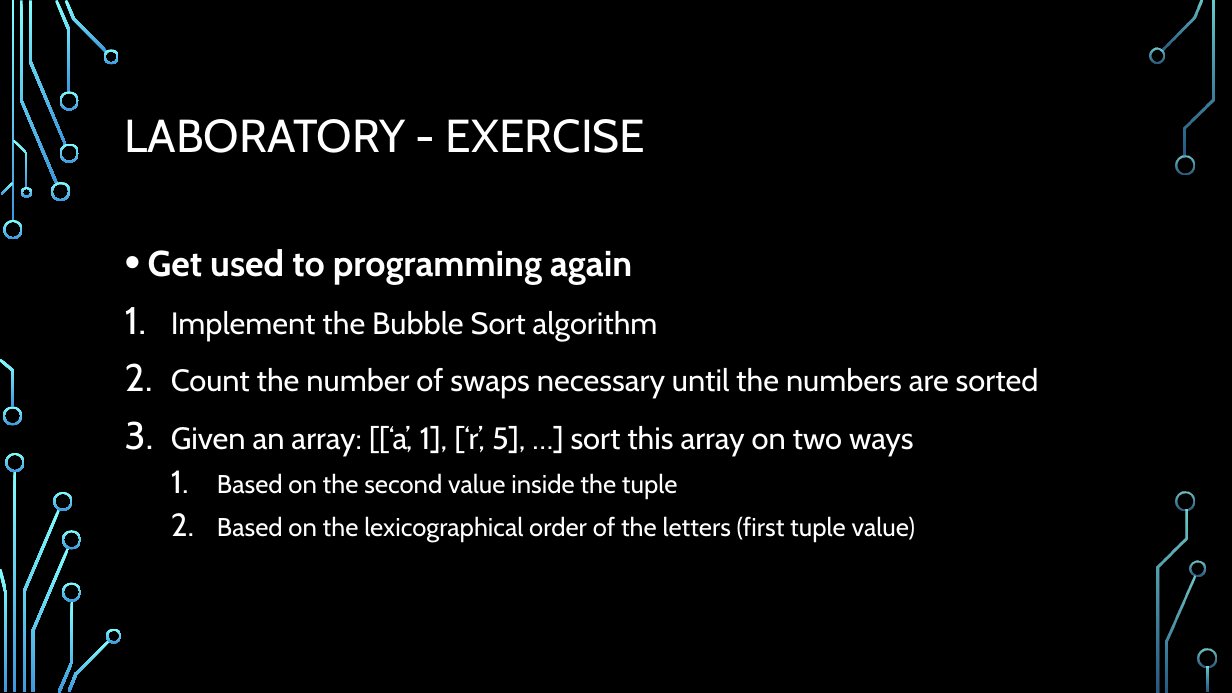
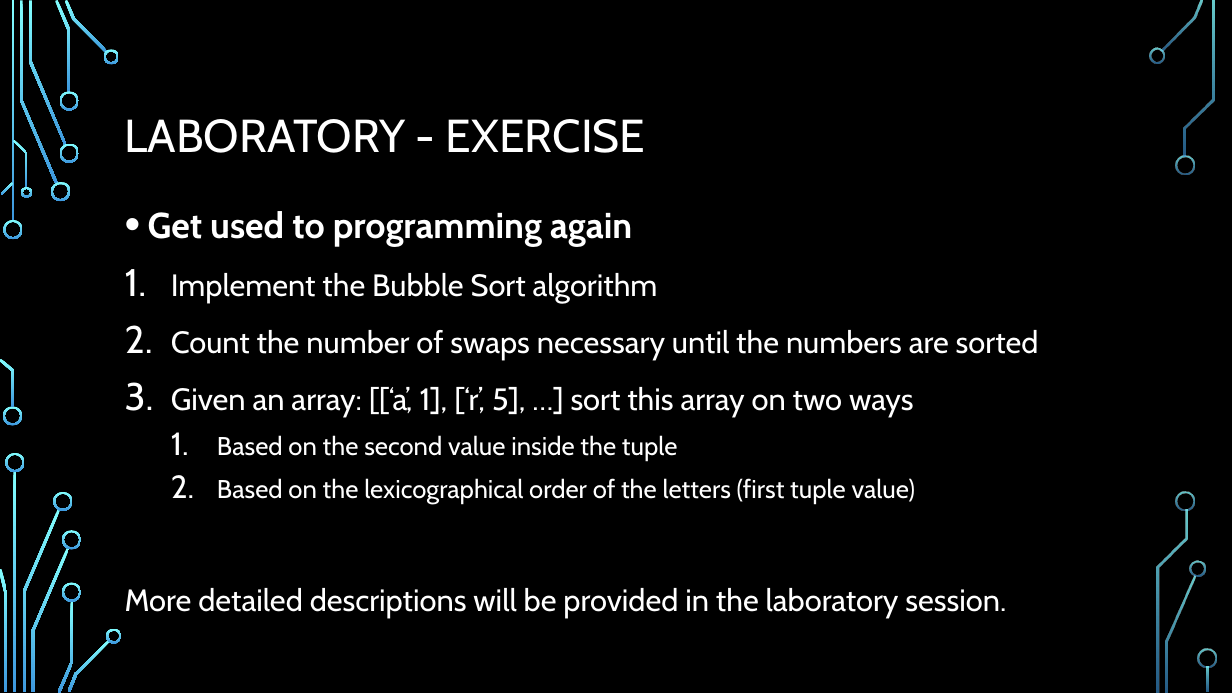
Before and after one commit to Fabianstw/MiniGamesArduino, a slide deck: slide 54 of LearningUnit/BubbleSortTheoryWeek1.pptx. Drawn at 1232x693 pixels with LibreOffice and Linux fonts; fonts in the diff are those of the drawing; background and template pictures are left out. Boxes give left, top, right and bottom in pixels: in the first picture for what was removed or moved away, otherwise in the second. Text is boxed around its words. In the diff, an @@ line names an element or a change of style, - is before the commit and + after.

```diff
--- a/LearningUnit/BubbleSortTheoryWeek1.pptx
+++ b/LearningUnit/BubbleSortTheoryWeek1.pptx
@@ text "Get used to programming again": place and size @@
-text "Get used to programming again" at <box>148,249,1039,542</box>
+text "Get used to programming again" at <box>125,211,1039,618</box>
@@ text at <box>125,588,1006,618</box>: paragraph added @@
+More detailed descriptions will be provided in the laboratory session.
```
Also in this commit, not shown: 1 other slide changed, 14 other files.
